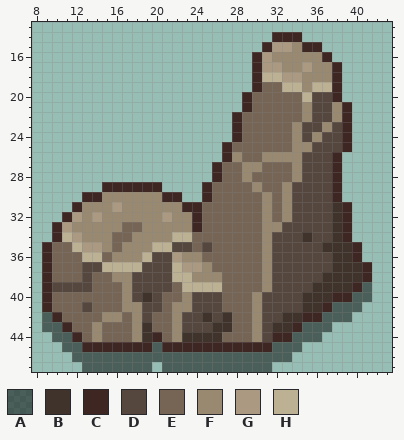
One commit to this pixel-art file: Assets/Arts/Rock/SmallRock/Rock_01.aseprite. The picture above was drawn from the file before the commit.
64x64 pixels, 1 frame. Colours within 5 levels of each other are drawn and written as one. Shown: x 8..43, y 13..47. The old version is drawn lined up with the new one, on the new canvas.
Palette (. is transparent): A #00000080  B #3f332b  C #3e2723  D #56473e  E #766454  F #9a8971  G #ab9a81  H #bdb193
And afterwards:
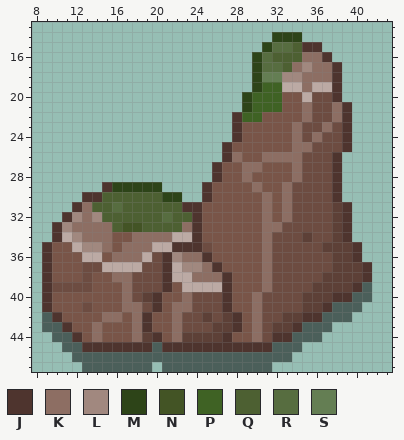
Colours new in this view: J #4e342e  K #8d6e63  L #a1887f  M #2d4418  N #435425  P #3f6224  Q #4d6032  R #576d40  S #647e53
What changed:
canvas 64x64 -> 48x48, the old top-left corner now at -7,-2 (the part of the old canvas that was cut away was empty and is not shown)
@@ palette @@
-B #3f332b
+B #5d4037
-D #56473e
+D #6d4c41
-E #766454
+E #795548
-H #bdb193
+H #bcaaa4
@@ x 8..43 @@
 13 ....................................
-14 ........................CCC.........
-15 .......................CGGFCC.......
-16 ......................CGFFFFFC......
-17 ......................CGGFFGFFC.....
-18 ......................CHHGGFFFC.....
-19 ......................CEEHHFHHC.....
-20 .....................CEEEEEHDDC.....
-21 .....................CEEEEEFDDFC....
-22 ....................CEEEEEEFDDFC....
-23 ....................CEEEEEFDDFDC....
-24 ....................CEEEEEFDFDDC....
-25 ...................CEEEEEEFFDDDC....
-26 ...................CFEEFFFFDDDC.....
-27 ..................CEEFFEEEFDDDC.....
-28 ..................CEEFEEEEFDDDC.....
-29 .......CCCCCC....CEEEEFEEFDDDDC.....
-30 .....CCFFFFFFCC..CEEEEEFEFDDDDC.....
-31 ....CFFFGFFFFFFCCEEEEEEFEFDDDDBC....
-32 ...CGFGFFFFFFGFFCEEEEEEFEFDDDDBC....
-33 ..CGFFFFFEEFFFFFCEEEEEEFFDDDDDBC....
-34 ..CHGFFFEEFFFFHHEEEEEEEFDDDBDDBC....
-35 .CEEHGGFEFFFHHDDEDEEEEEFDDDDDBBBC...
-36 .CEEEHHEFFFHDDGFFEEEEEEFDDDDDDBBC...
-37 .CEEEDDHHHHDDDHGGFEEEEEFDDDDDDBBBC..
-38 .CEEEDEEFFDDDDHHFFFEEEEFDDDDDBBBBC..
-39 .CDDDDEEEFDDDDEHHHHEEEEFDDDDBBBBCA..
-40 .CEEEEEEEFDBDEEFDDDEEEFDDDDBBBCCAA..
-41 .CEEEDEEEFFDDEFFDDDEEEFDDDDBBCAAA...
-42 .ACEEEEFFEFDEEFDDBDBEEFDDBBCCAAA....
-43 .AACEEFEEEFBEEFDDDBBEEFDBBCAAA......
-44 ..AACEFEEEFBCEFBBBBEEEFDCCAAA.......
-45 ...AACCCCCCCACCCCCCCCCCCAAA.........
+14 ........................MMM.........
+15 .......................MRRQJJ.......
+16 ......................MRQQQKKJ......
+17 ......................MRRQKLKKJ.....
+18 ......................MSSLLKKKJ.....
+19 ......................MPPHHKHHJ.....
+20 .....................MPPPEEHDDJ.....
+21 .....................MPPPEEKDDKJ....
+22 ....................JPPEEEEKDDKJ....
+23 ....................JEEEEEKDDKDJ....
+24 ....................JEEEEEKDKDDJ....
+25 ...................JEEEEEEKKDDDJ....
+26 ...................JKEEKKKKDDDJ.....
+27 ..................JEEKKEEEKDDDJ.....
+28 ..................JEEKEEEEKDDDJ.....
+29 .......JMMMMM....JEEEEKEEKDDDDJ.....
+30 .....JJQQQQQQMM..JEEEEEKEKDDDDJ.....
+31 ....JKQQRQQQQQQJJEEEEEEKEKDDDDBJ....
+32 ...JLKLQQQQQQRQQJEEEEEEKEKDDDDBJ....
+33 ..JLKKKKQNNQQQQKJEEEEEEKKDDDDDBJ....
+34 ..JHLKKKEEKKKKHHJEEEEEEKDDDBDDBJ....
+35 .JEEHLLKEKKKHHJJJDEEEEEKDDDDDBBBJ...
+36 .JEEEHHEKKKHDJLKKJEEEEEKDDDDDDBBJ...
+37 .JEEEDDHHHHDDJHLLKJEEEEKDDDDDDBBBJ..
+38 .JEEEDEEKKDDDJHHKKKJEEEKDDDDDBBBBJ..
+39 .JDDDDEEEKDDDJEHHHHJEEEKDDDDBBBBJA..
+40 .JEEEEEEEKDBJEEKDDDJEEKDDDDBBBJJAA..
+41 .JEEEDEEEKKDJEKKDDDJEEKDDDDBBJAAA...
+42 .AJEEEEKKEKJEEKDDBDBJEKDDBBJJAAA....
+43 .AAJEEKEEEKJEEKDDDBBJEKDBBJAAA......
+44 ..AAJEKEEEKBJEKBBBBJEEKDJJAAA.......
+45 ...AAJJJJJJJAJJJJJJJJJJJAAA.........
 46 ....AAAAAAAAAAAAAAAAAAAAAA..........
Pixel boxes of the changes (left, top, right, bottom) in both pictures:
changed: (42, 32, 372, 352)
